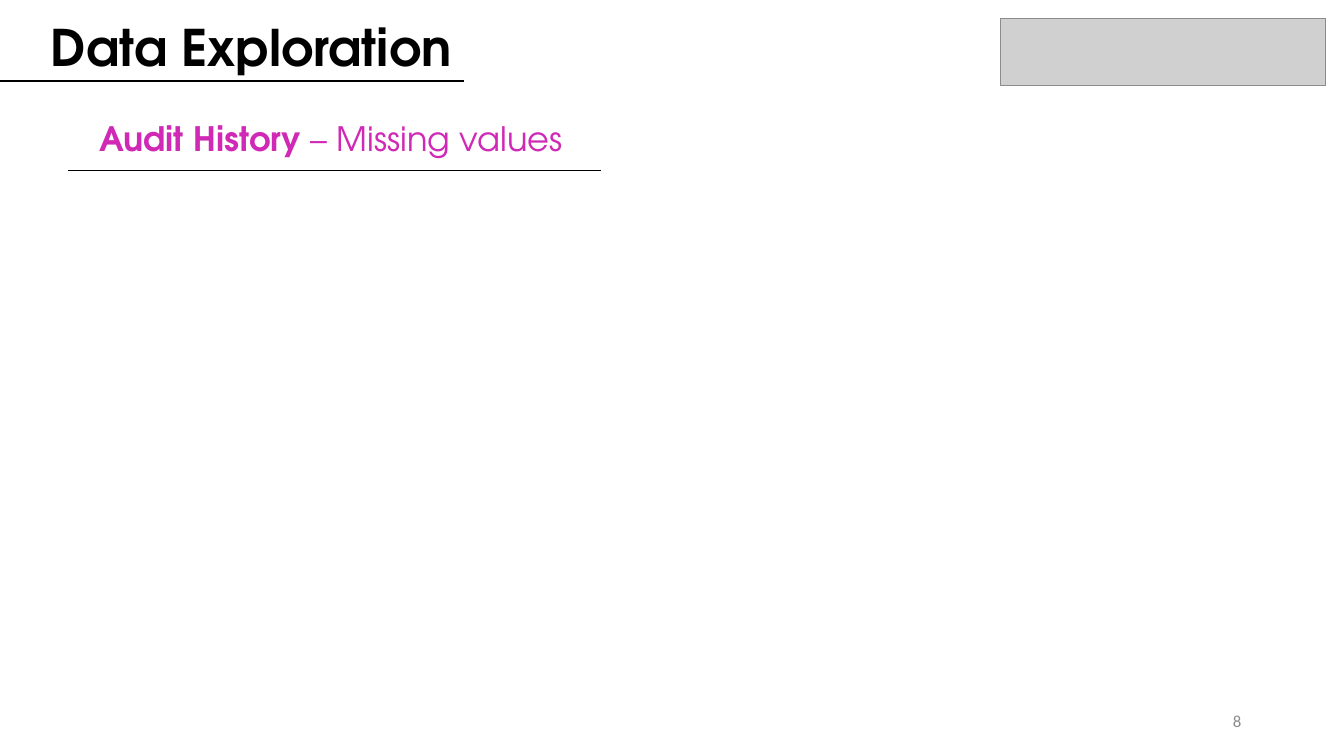
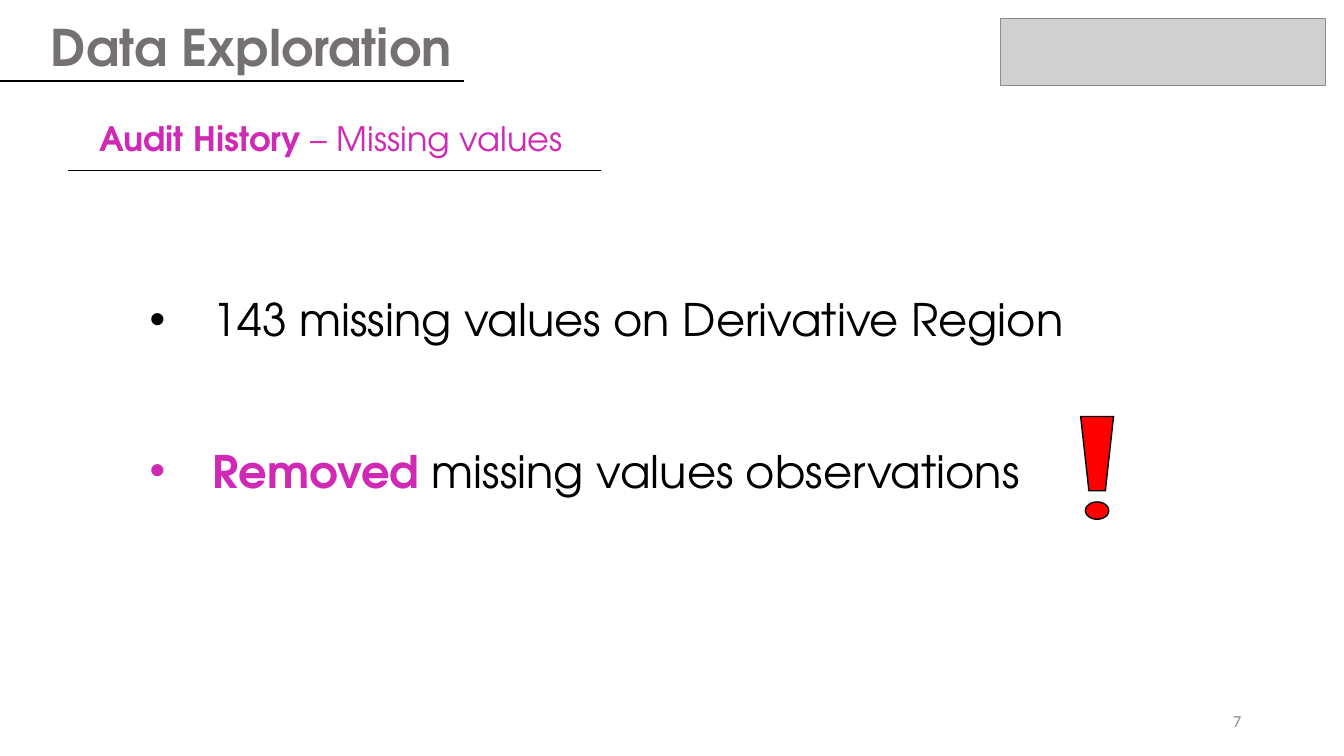
Before and after one commit to juanbeta98/DataScienceStudyCase, a slide deck: slide 8 of BMW ML Case Study.pptx (slide 9 before the commit). Drawn at 1344x756 pixels with LibreOffice and Linux fonts; fonts in the diff are those of the drawing; grey boxes stand for pictures. Boxes give left, top, right and bottom in pixels: in the first picture for what was removed or moved away, otherwise in the second. Text is boxed around its words. In the diff, an @@ line names an element or a change of style, - is before the commit and + after.

```diff
--- a/BMW ML Case Study.pptx
+++ b/BMW ML Case Study.pptx
@@ text "Data Exploration" at [51,27,451,82]: text colour #000000 to #767171 @@
@@ text added at [213,302,1063,346], 32 pt, text #000000 @@
+• 143 missing values on Derivative Region
@@ trapezoid added at [1081,416,1114,491], fill #FF0000, outline #000000 1 pt @@
@@ text added at [213,455,1020,498], 32 pt, text #000000 @@
+• Removed missing values observations
@@ ellipse added at [1086,502,1109,519], fill #FF0000, outline #000000 1 pt @@
@@ page number at [1233,716,1241,727]: text changed @@
-8
+7
```
Also in this commit, not shown: 13 other slides changed, 10 slides added, 3 slides removed, 4 other files.
